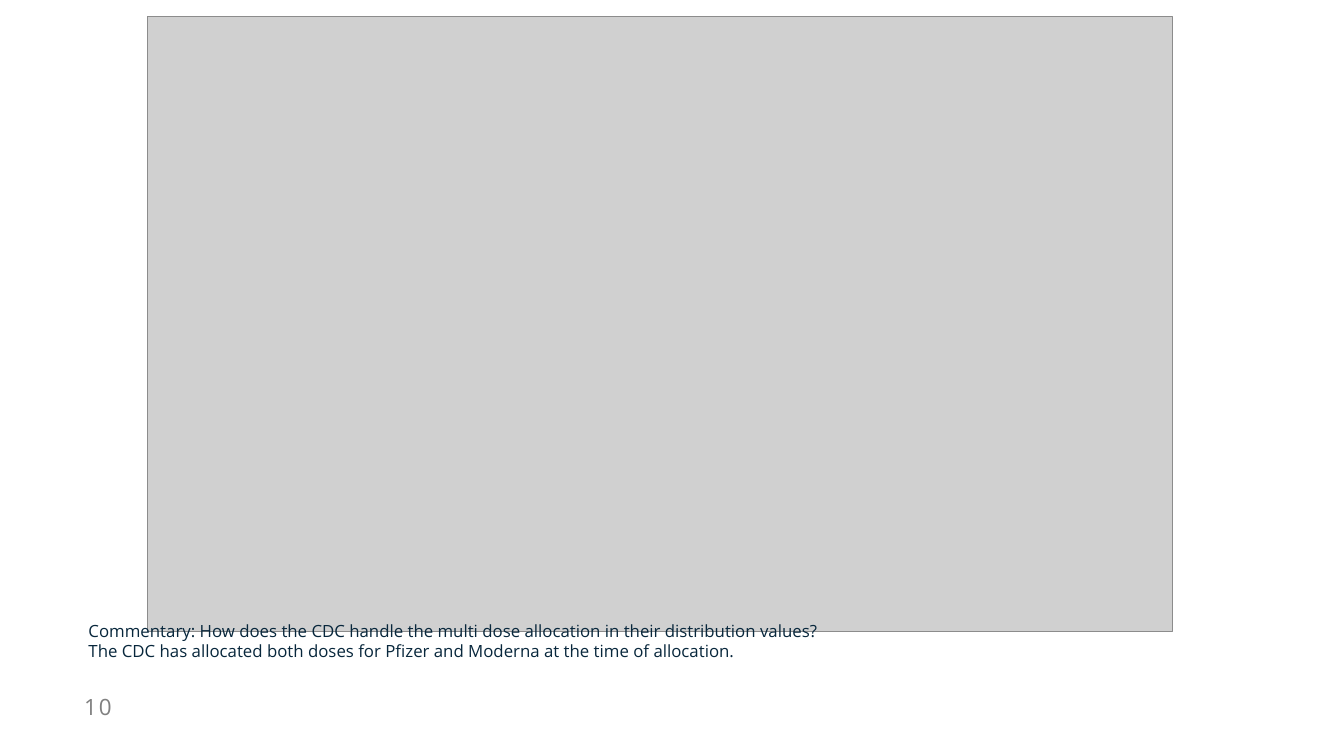
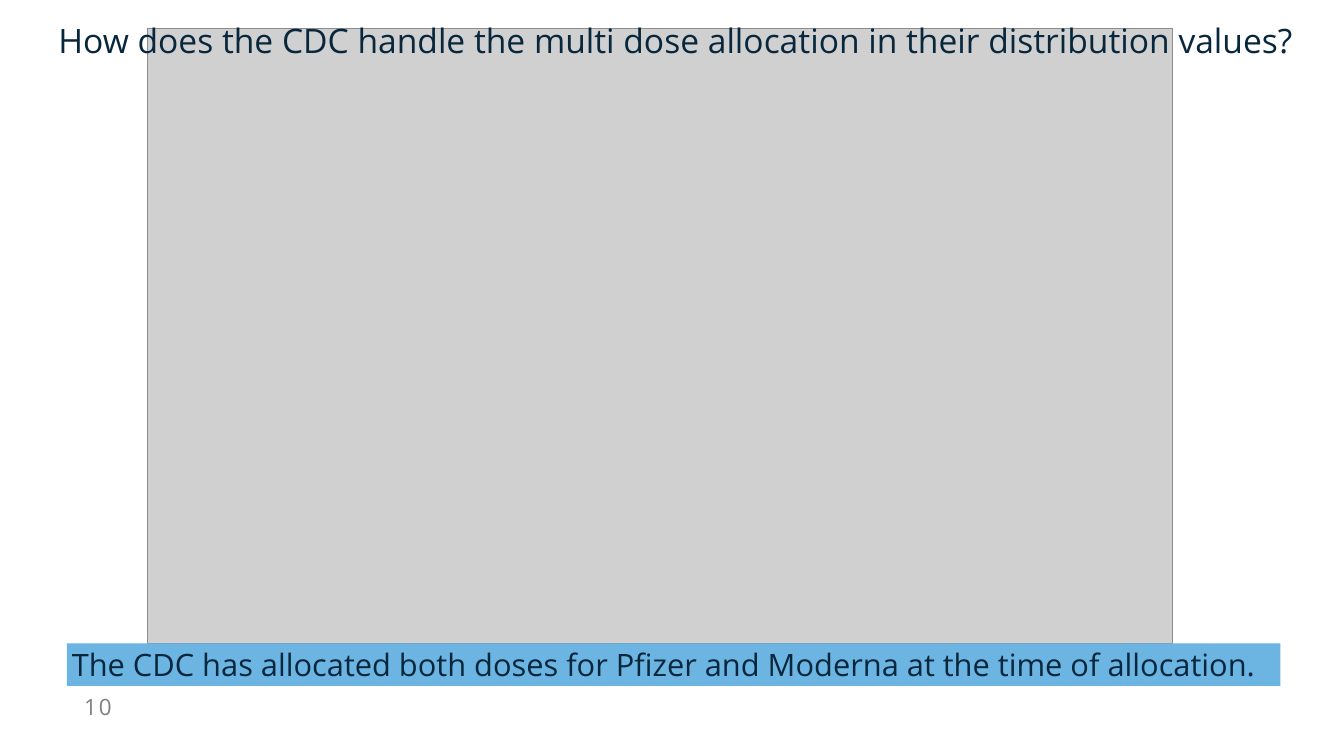
Before and after one commit to NicoleLund/covid_vaccine_availability, a slide deck: slide 10 of presentation/Project_one.pptx. Drawn at 1344x756 pixels with LibreOffice and Linux fonts; fonts in the diff are those of the drawing; grey boxes stand for pictures. Boxes give left, top, right and bottom in pixels: in the first picture for what was removed or moved away, otherwise in the second. Text is boxed around its words. In the diff, an @@ line names an element or a change of style, - is before the commit and + after.

Commit message:
Setup figure example

```diff
--- a/presentation/Project_one.pptx
+++ b/presentation/Project_one.pptx
@@ text added at <box>58,22,1293,63</box>, 48 pt, text #08273C @@
+How does the CDC handle the multi dose allocation in their distribution values?
@@ picture: place and size @@
-picture at <box>147,16,1172,631</box>
+picture at <box>147,28,1172,643</box>
@@ text in rectangle at <box>88,622,817,643</box>: paragraph removed @@
-Commentary: How does the CDC handle the multi dose allocation in their distribution values?
@@ rectangle "The CDC has allocated both ...": place and size @@
-rectangle "The CDC has allocated both ..." at <box>88,622,817,658</box>
+rectangle "The CDC has allocated both ..." at <box>67,644,1280,686</box>
@@ rectangle "The CDC has allocated both ..." at <box>67,644,1280,686</box>: size 24 to 44 pt; fill none to #6CB5E3 @@
```
Also in this commit, not shown: 2 other slides changed.
